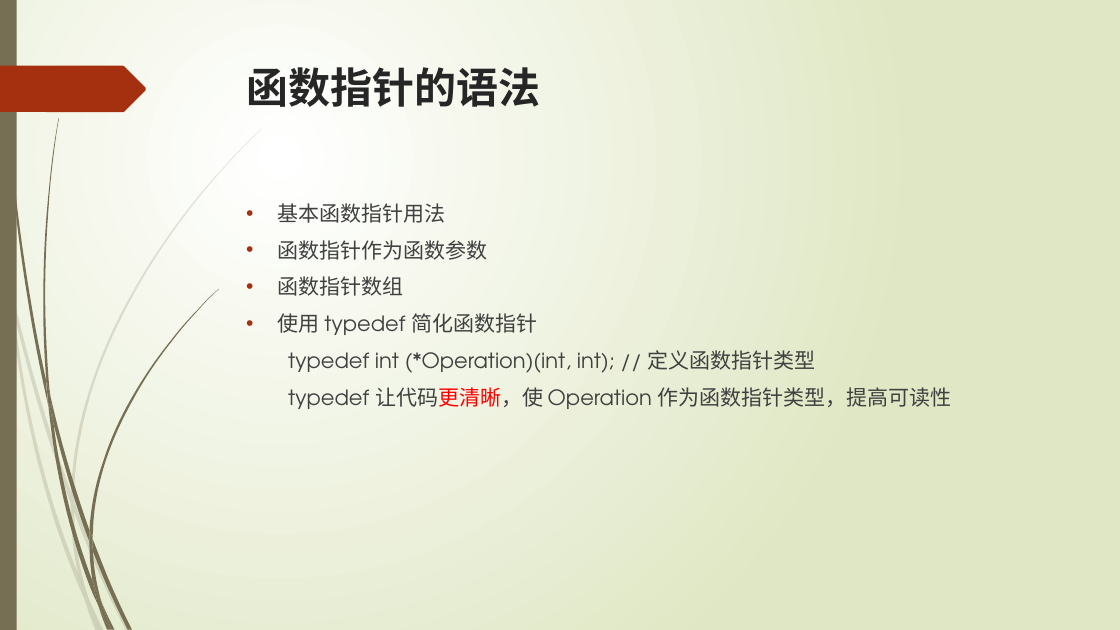
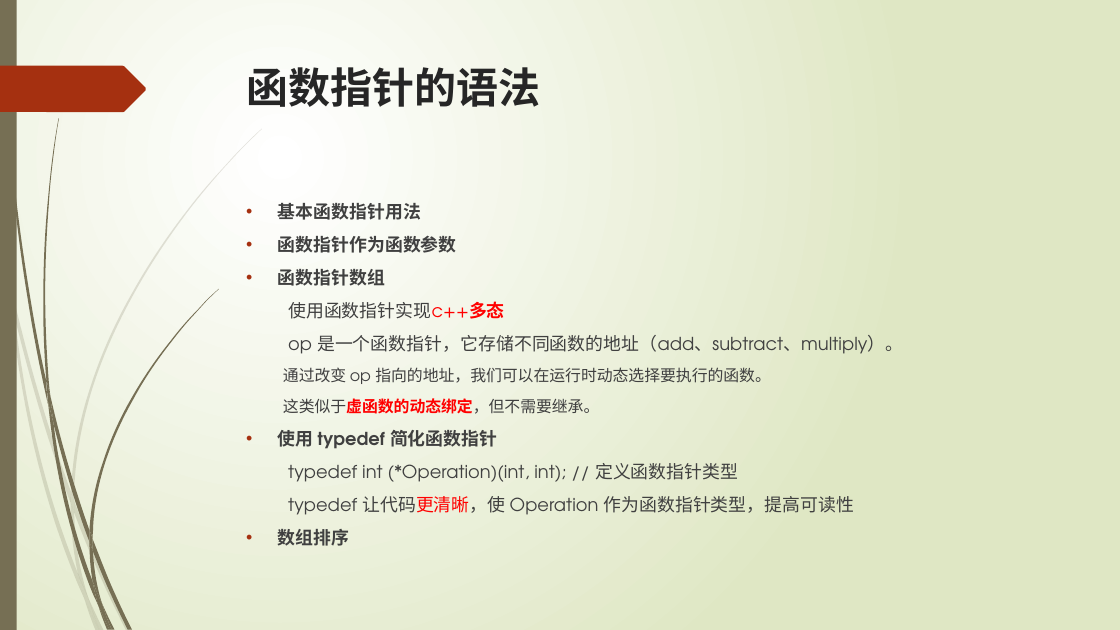
Before and after one commit to liuty2006/learn, a slide deck: slide 56 of learn_cpp/docs/C++语言培训.pptx. Drawn at 1120x630 pixels with LibreOffice and Linux fonts; fonts in the diff are those of the drawing. Boxes give left, top, right and bottom in pixels: in the first picture for what was removed or moved away, otherwise in the second. Text is boxed around its words. In the diff, an @@ line names an element or a change of style, - is before the commit and + after.

```diff
--- a/learn_cpp/docs/C++语言培训.pptx
+++ b/learn_cpp/docs/C++语言培训.pptx
@@ text at bbox=[278, 203, 855, 515]: size 18 to 15.3 pt in "基本函数指针用法", "函数指针作为函数参数", "函数指针数组", "使用 typedef 简化函数指针" and 2 more places; bold on in "基本函数指针用法", "函数指针作为函数参数", "函数指针数组", "使用 typedef 简化函数指针" @@
@@ text at bbox=[283, 301, 903, 414]: paragraphs added @@
+使用函数指针实现c++多态
+op 是一个函数指针，它存储不同函数的地址（add、subtract、multiply）。
+  通过改变 op 指向的地址，我们可以在运行时动态选择要执行的函数。
+  这类似于虚函数的动态绑定，但不需要继承。
@@ text at bbox=[278, 529, 350, 546]: paragraph added @@
+• 数组排序
```
Also in this commit, not shown: 1 slide added, 1 other file.
